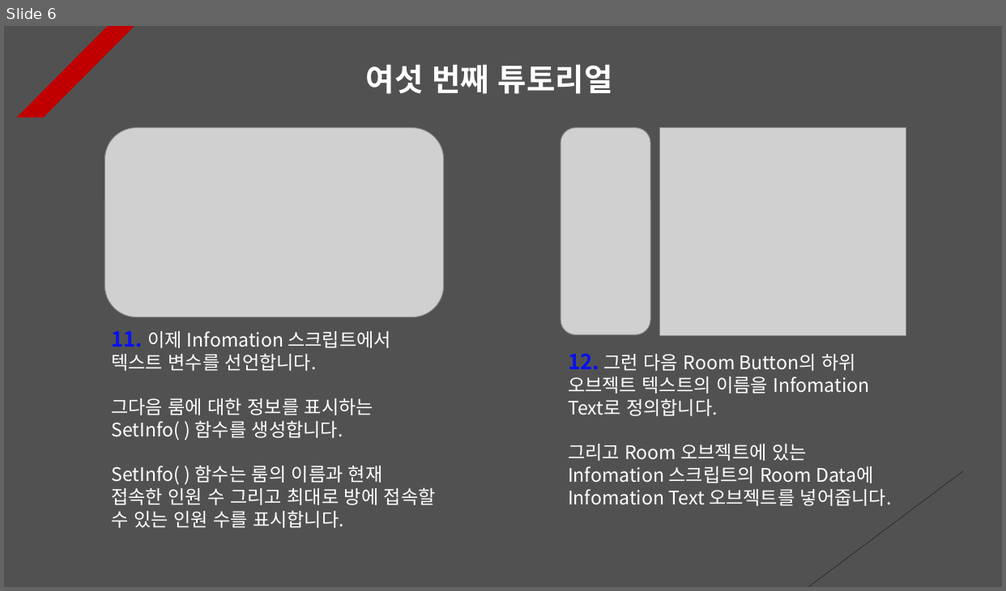
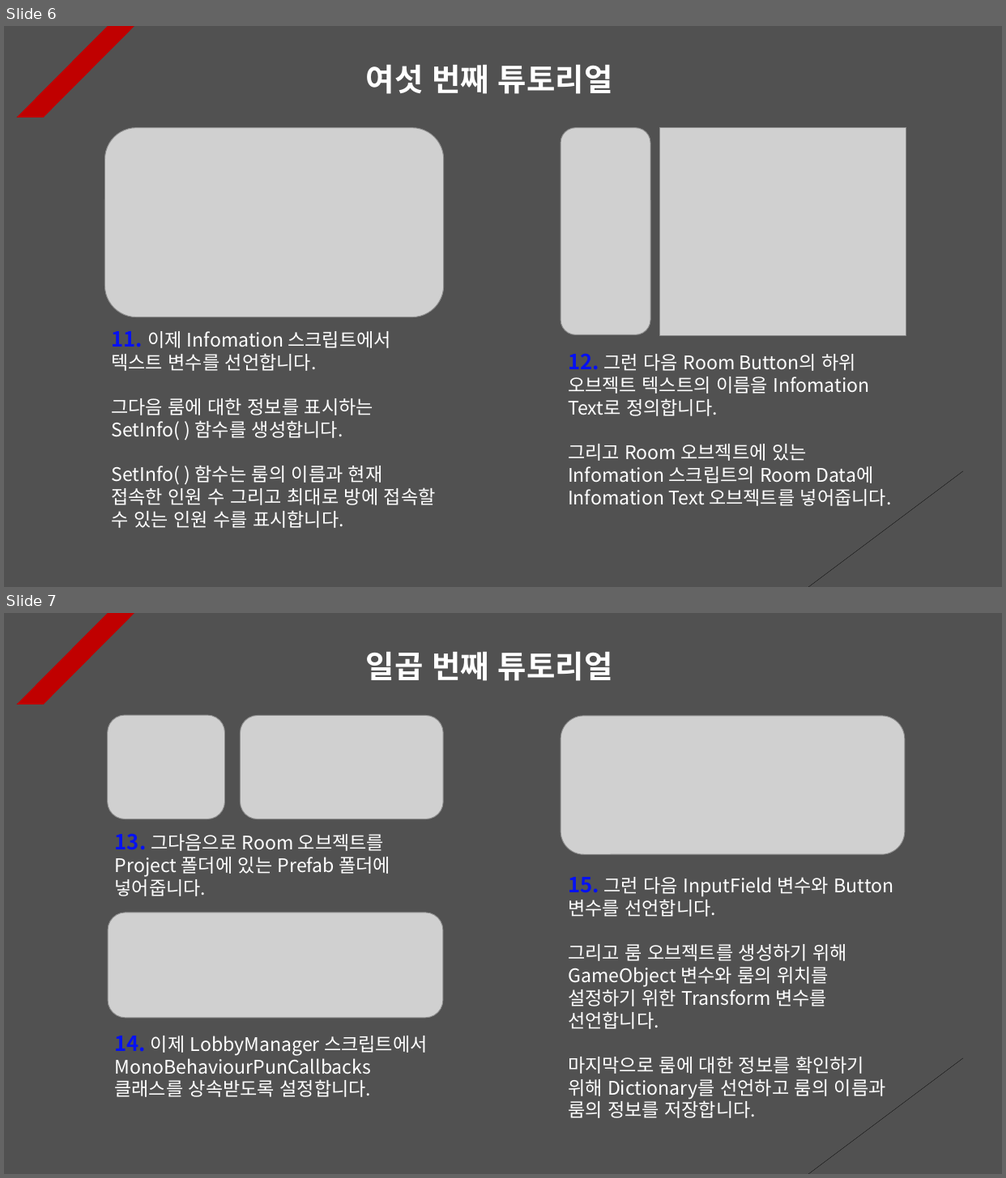
Before and after one commit to Unity2033/3D-UnityEngine, a slide deck: Assets/Class/Photon Server/PPT Data/Photon Room.pptx. Shown one above the other, each under a label of ours: slide 6 before the commit, slides 6 and 7 after it. The pictures are 1006x591 and 1006x1178 pixels, drawn with LibreOffice and Linux fonts; fonts in the diff are those of the drawing; grey boxes stand for pictures. Boxes give left, top, right and bottom in pixels: in the first picture for what was removed or moved away, otherwise in the second. Text is boxed around its words. In the diff, an @@ line names an element or a change of style, - is before the commit and + after.

Commit message:
Photon Synchronization Tutorial Renewal
- Delete terrain object

- Photon Synchronization Manual
  Remake

```diff
--- a/Assets/Class/Photon Server/PPT Data/Photon Room.pptx
+++ b/Assets/Class/Photon Server/PPT Data/Photon Room.pptx
@@ slide 7 added at <box>4,613,1002,1174</box>, background #515151; not listed: 2 template elements that a slide beside it also shows @@
@@ text added at <box>366,651,613,681</box>, 30 pt, text #FFFFFF, bold @@
+일곱 번째 튜토리얼
@@ picture added at <box>108,715,225,819</box> @@
@@ picture added at <box>240,716,443,820</box> @@
@@ picture added at <box>561,716,906,854</box> @@
@@ text added at <box>115,833,390,897</box>, 18 pt, text #FFFFFF @@
+13. 그다음으로 Room 오브젝트를 Project 폴더에 있는 Prefab 폴더에 넣어줍니다.
@@ text added at <box>568,877,894,1118</box>, 18 pt, text #FFFFFF @@
+15. 그런 다음 InputField 변수와 Button 변수를 선언합니다.
+그리고 룸 오브젝트를 생성하기 위해 GameObject 변수와 룸의 위치를 설정하기 위한 Transform 변수를 선언합니다.
+마지막으로 룸에 대한 정보를 확인하기 위해 Dictionary를 선언하고 룸의 이름과 룸의 정보를 저장합니다.
@@ picture added at <box>108,913,444,1018</box> @@
@@ text added at <box>114,1036,428,1097</box>, 18 pt, text #FFFFFF @@
+14. 이제 LobbyManager 스크립트에서 MonoBehaviourPunCallbacks 클래스를 상속받도록 설정합니다.
```
Also in this commit, not shown: 6 other slides added, 13 other files.
